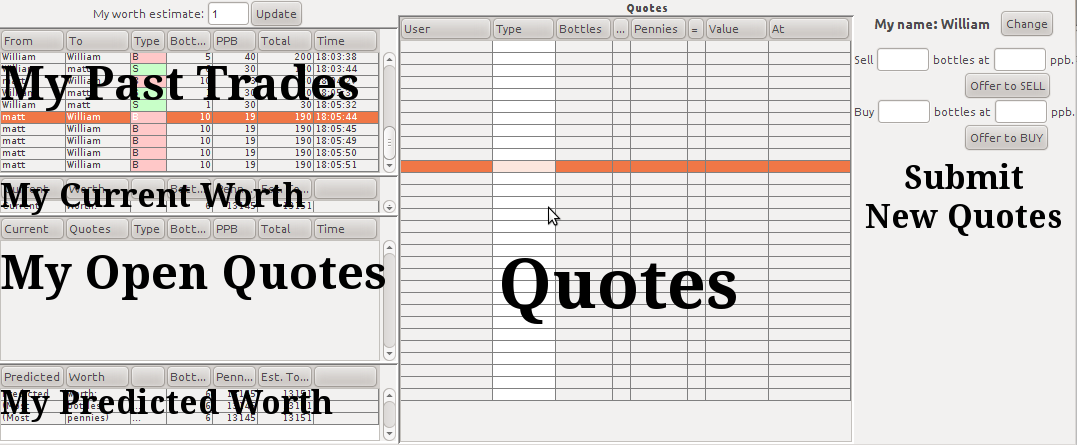
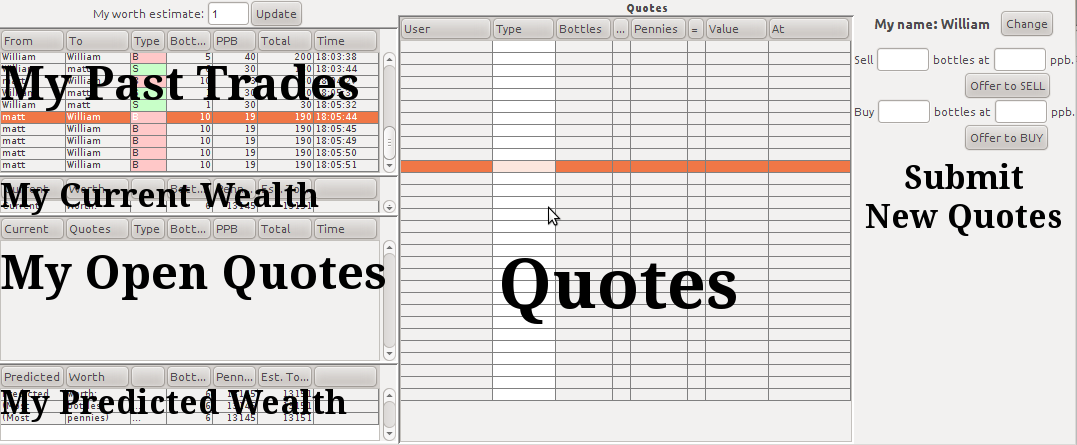
Revision of a layered 1077x445 image; what changed, layer by layer:
renamed "My Current Worth" to "My Current Wealth", painted on it over [235, 182, 319, 207]
renamed "My Predicted Worth" to "My Predicted Wealth", painted on it over [263, 389, 347, 414]
